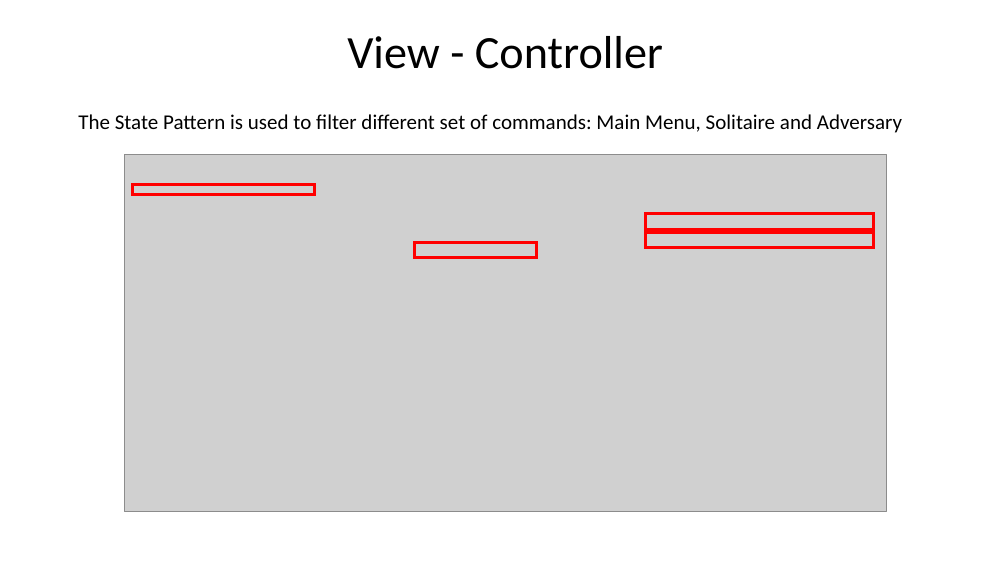
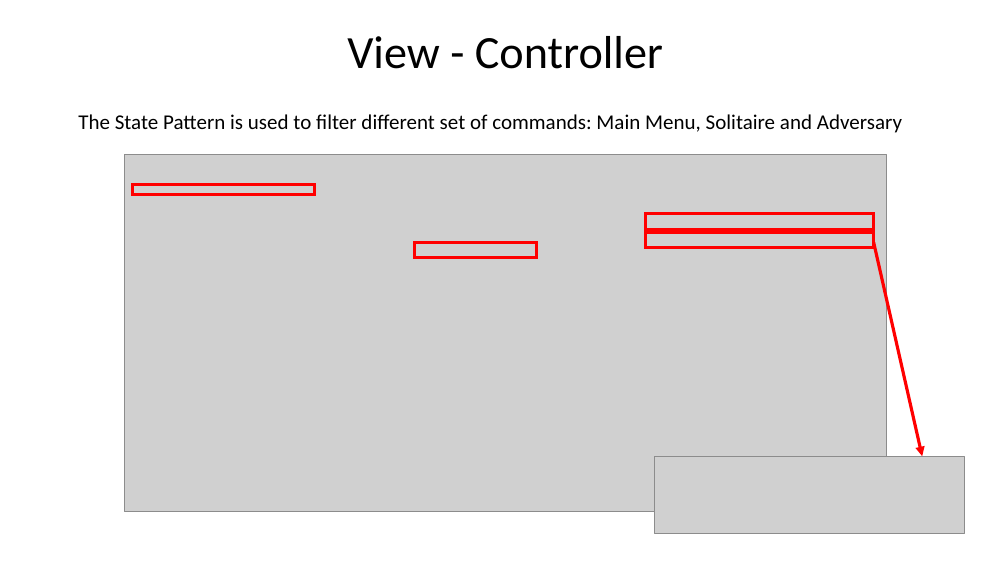
Before and after one commit to Noired/DOSE-Jan-8th-presentation, a slide deck: slide 13 of Slides/massa/massa_slides.pptx. Drawn at 1008x567 pixels with LibreOffice and Linux fonts; fonts in the diff are those of the drawing; grey boxes stand for pictures. Boxes give left, top, right and bottom in pixels: in the first picture for what was removed or moved away, otherwise in the second. Text is boxed around its words. In the diff, an @@ line names an element or a change of style, - is before the commit and + after.

```diff
--- a/Slides/massa/massa_slides.pptx
+++ b/Slides/massa/massa_slides.pptx
@@ arrow added from (874, 243) to (923, 456), #FF0000 3 pt @@
@@ picture added at [655, 456, 964, 533] @@
```
Also in this commit, not shown: 4 other slides changed, 2 slides added, 4 other files.
